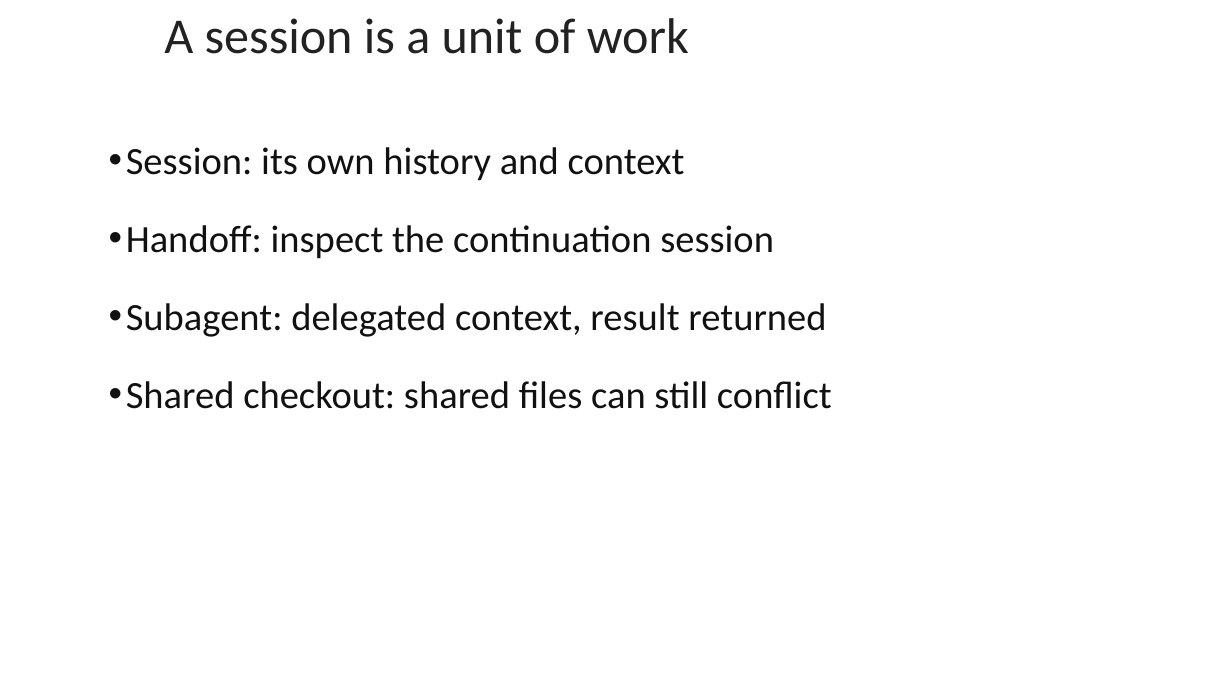
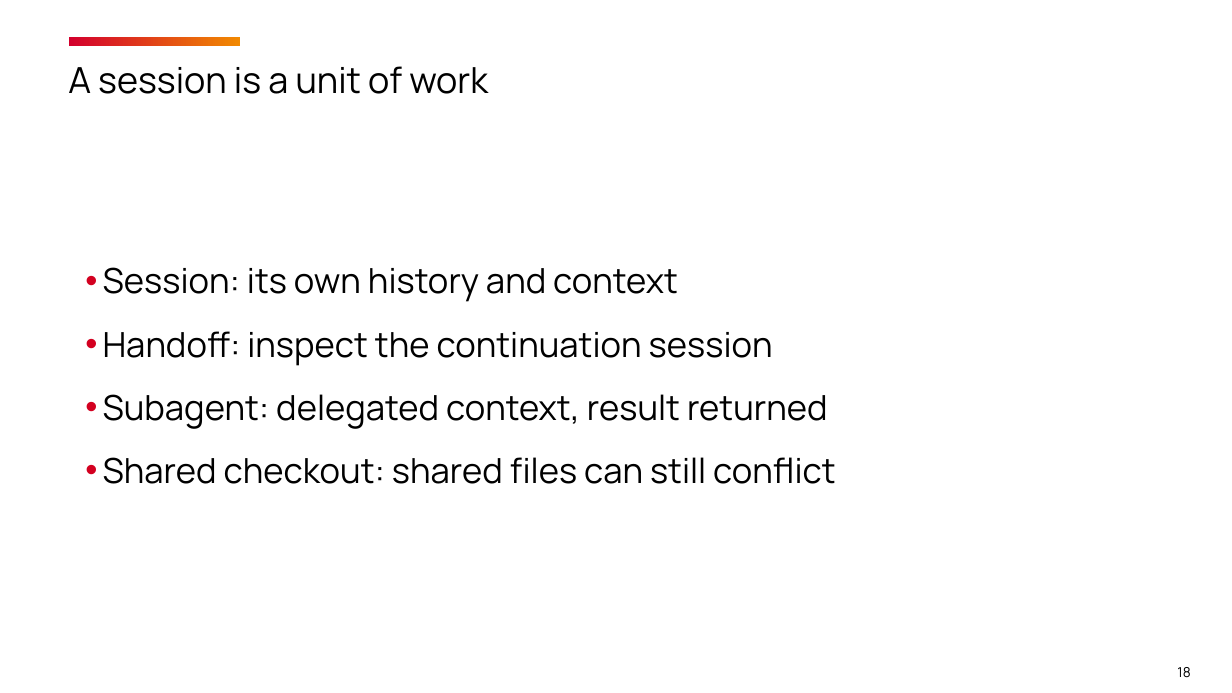
Before and after one commit to timothywarner-org/copilot-cert-prep, a slide deck: slide 18 of warner-github-cert-prep-september-2026.pptx (slide 15 before the commit). Drawn at 1232x693 pixels with LibreOffice and Linux fonts; fonts in the diff are those of the drawing; background and template pictures are left out. Boxes give left, top, right and bottom in pixels: in the first picture for what was removed or moved away, otherwise in the second. Text is boxed around its words. In the diff, an @@ line names an element or a change of style, - is before the commit and + after.

```diff
--- a/warner-github-cert-prep-september-2026.pptx
+++ b/warner-github-cert-prep-september-2026.pptx
@@ title "A session is a unit ...": place and size @@
-title "A session is a unit ..." at (164,18,689,54)
+title "A session is a unit ..." at (68,66,488,94)
@@ title "A session is a unit ..." at (68,66,488,94): size 29.2 to 21 pt, font Calibri to Manrope, text colour #222222 to #000000; line spacing 1 to 1.08 @@
@@ rectangle added at (70,36,241,46), fill gradient #D3002D to #F18901 @@
@@ text "Session: its own history and ...": place and size @@
-text "Session: its own history and ..." at (126,147,832,409)
+text "Session: its own history and ..." at (103,267,835,484)
@@ text "Session: its own history and ..." at (103,267,835,484): size 22.5 to 20.2 pt, font Calibri to Manrope, text colour #111111 to #000000; indent changed; line spacing 1 to 1.15; less space between paragraphs @@
@@ page number added at (1177,667,1190,678), 8 pt, text #000000 @@
+18
```
Also in this commit, not shown: 19 other slides changed, 8 slides added, 4 slides removed, 28 other files.
